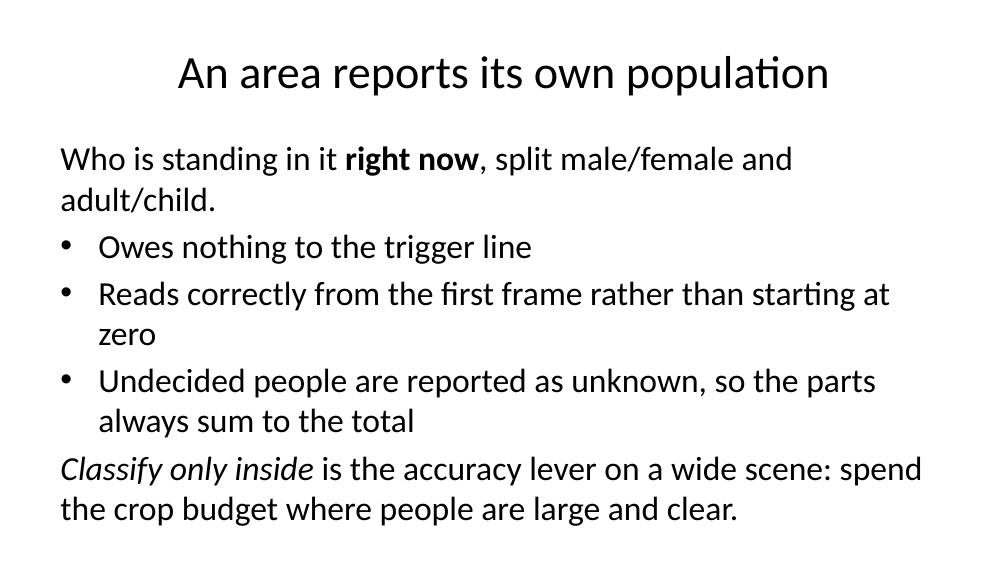
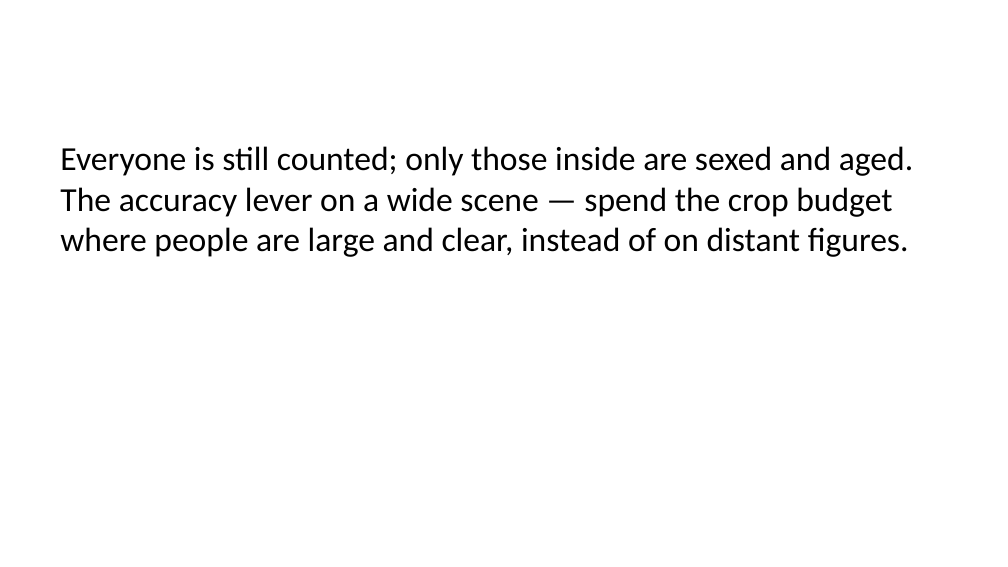
Before and after one commit to felixyustian/visitor-counting-console, a slide deck: slide 18 of docs/Visitor-Counting-Console-Deck.pptx (slide 9 before the commit). Drawn at 1008x567 pixels with LibreOffice and Linux fonts; fonts in the diff are those of the drawing. Boxes give left, top, right and bottom in pixels: in the first picture for what was removed or moved away, otherwise in the second. Text is boxed around its words. In the diff, an @@ line names an element or a change of style, - is before the commit and + after.

```diff
--- a/docs/Visitor-Counting-Console-Deck.pptx
+++ b/docs/Visitor-Counting-Console-Deck.pptx
@@ title removed at (x1=178, y1=56, x2=830, y2=96) @@
-An area reports its own population
@@ text at (x1=60, y1=146, x2=913, y2=257): text changed @@
-Who is standing in it right now, split male/female and adult/child.
-• Owes nothing to the trigger line
-• Reads correctly from the first frame rather than starting at zero
-• Undecided people are reported as unknown, so the parts always sum to the total
-Classify only inside is the accuracy lever on a wide scene: spend the crop budget where people are large and clear.
+Everyone is still counted; only those inside are sexed and aged. The accuracy lever on a wide scene — spend the crop budget where people are large and clear, instead of on distant figures.
```
Also in this commit, not shown: 11 other slides changed, 14 slides added, 1 slide removed, 17 other files.
